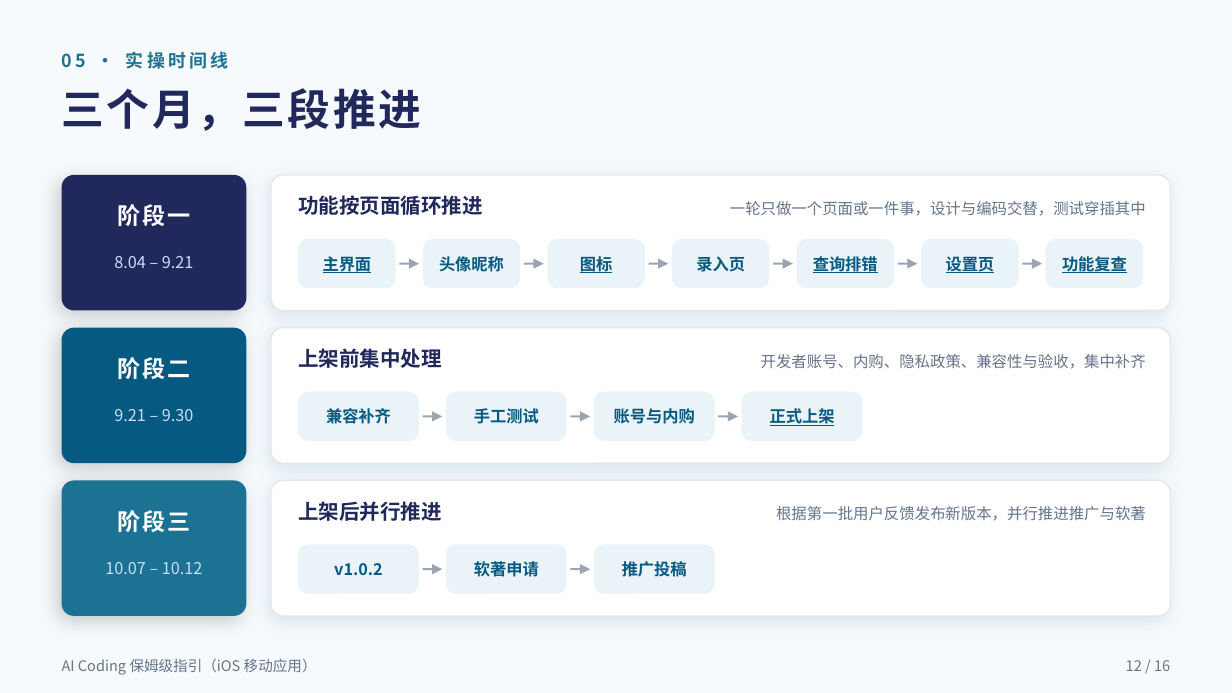
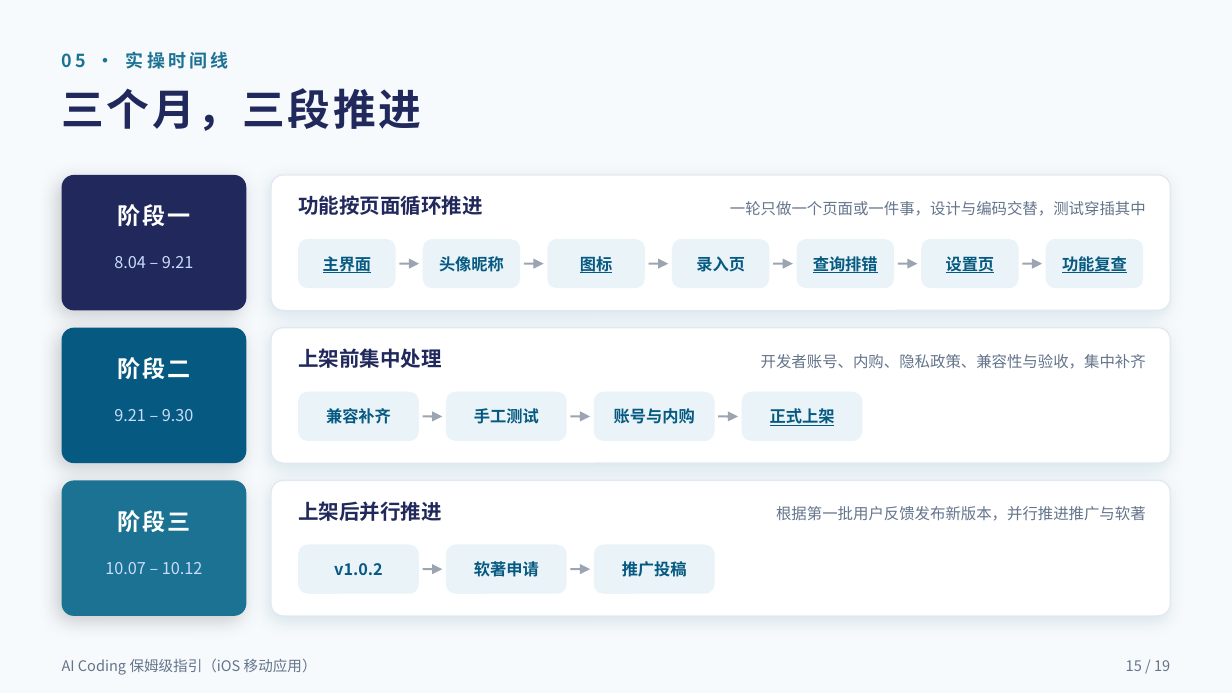
Before and after one commit to xray1224/AI-Coding-Guide-IOS-APP, a slide deck: slide 15 of 分享PPT/AI Coding 保姆级指引（iOS 移动应用）分享.pptx (slide 12 before the commit). Drawn at 1232x693 pixels with LibreOffice and Linux fonts; fonts in the diff are those of the drawing. Boxes give left, top, right and bottom in pixels: in the first picture for what was removed or moved away, otherwise in the second. Text is boxed around its words. In the diff, an @@ line names an element or a change of style, - is before the commit and + after.

```diff
--- a/分享PPT/AI Coding 保姆级指引（iOS 移动应用）分享.pptx
+++ b/分享PPT/AI Coding 保姆级指引（iOS 移动应用）分享.pptx
@@ text at [1126, 660, 1170, 671]: text changed @@
-12 / 16
+15 / 19
```
Also in this commit, not shown: 11 other slides changed, 3 slides added, 1 other file.
